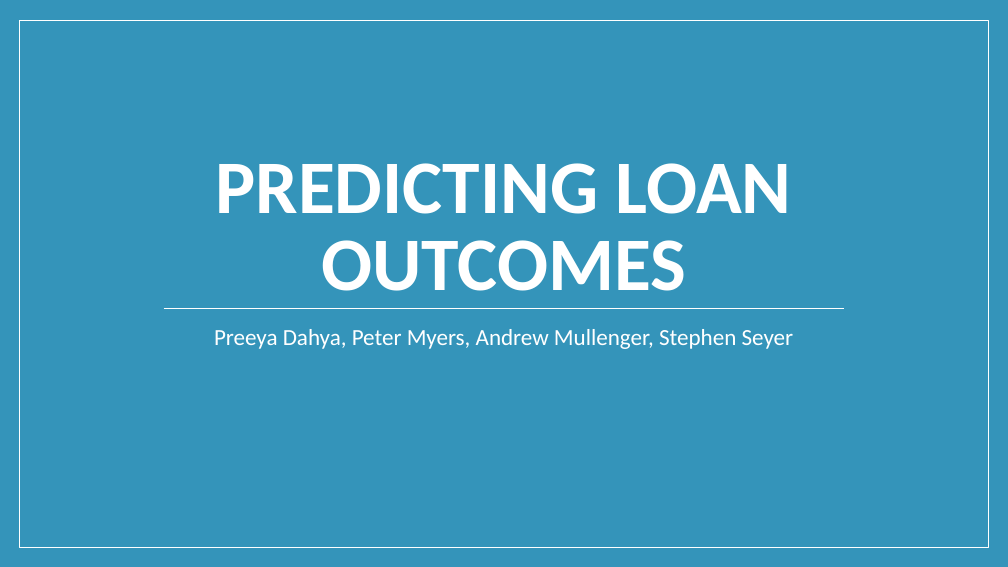
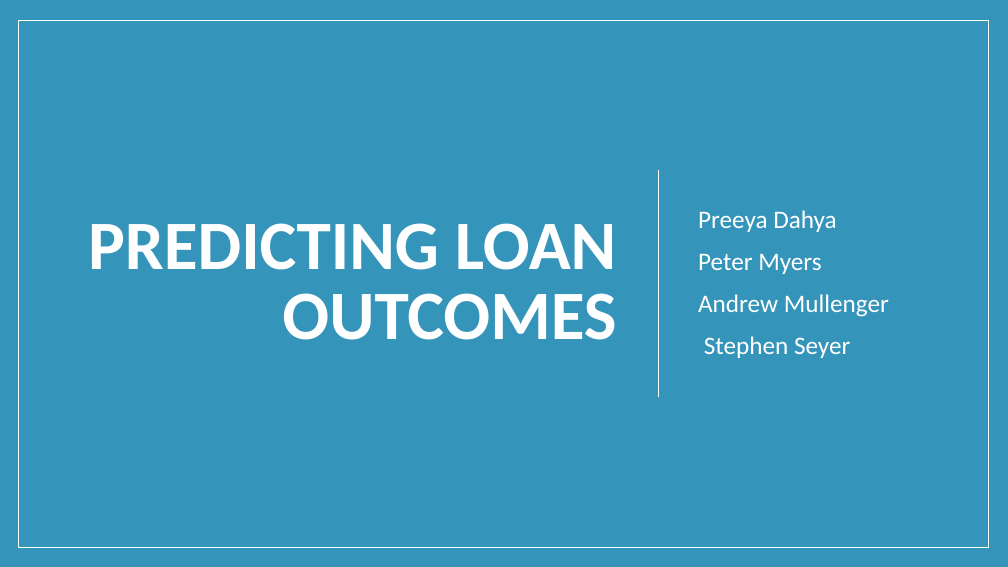
Before and after one commit to petersmyers/Project3byDefault, a slide deck: slide 1 of Project 3 Presentation.pptx. Drawn at 1008x567 pixels with LibreOffice and Linux fonts; fonts in the diff are those of the drawing. Boxes give left, top, right and bottom in pixels: in the first picture for what was removed or moved away, otherwise in the second. Text is boxed around its words. In the diff, an @@ line names an element or a change of style, - is before the commit and + after.

```diff
--- a/Project 3 Presentation.pptx
+++ b/Project 3 Presentation.pptx
@@ rectangle added at (0,0,1008,567), fill #3494BA @@
@@ rectangle removed at (19,20,988,547) @@
@@ rectangle added at (19,20,988,547), outline #FFFFFF 1 pt @@
@@ title "PREDICTING LOAN OUTCOMES": place and size @@
-title "PREDICTING LOAN OUTCOMES" at (215,163,791,291)
+title "PREDICTING LOAN OUTCOMES" at (88,223,617,340)
@@ title "PREDICTING LOAN OUTCOMES" at (88,223,617,340): size 72 to 66 pt; alignment centre to right; vertical alignment bottom to middle @@
@@ subtitle "Preeya Dahya" at (698,210,889,358): vertical alignment top to middle @@
@@ line added from (659, 397) to (659, 170), #FFFFFF 1 pt @@
@@ subtitle at (698,210,889,358): text changed; size 22 to 24 pt @@
-Preeya Dahya, Peter Myers, Andrew Mullenger, Stephen Seyer
+Preeya Dahya
+Peter Myers
+Andrew Mullenger
+Stephen Seyer
@@ line removed from (163, 309) to (844, 309) @@
```
Also in this commit, not shown: 4 other slides changed, 4 slides added, 4 slides removed.
